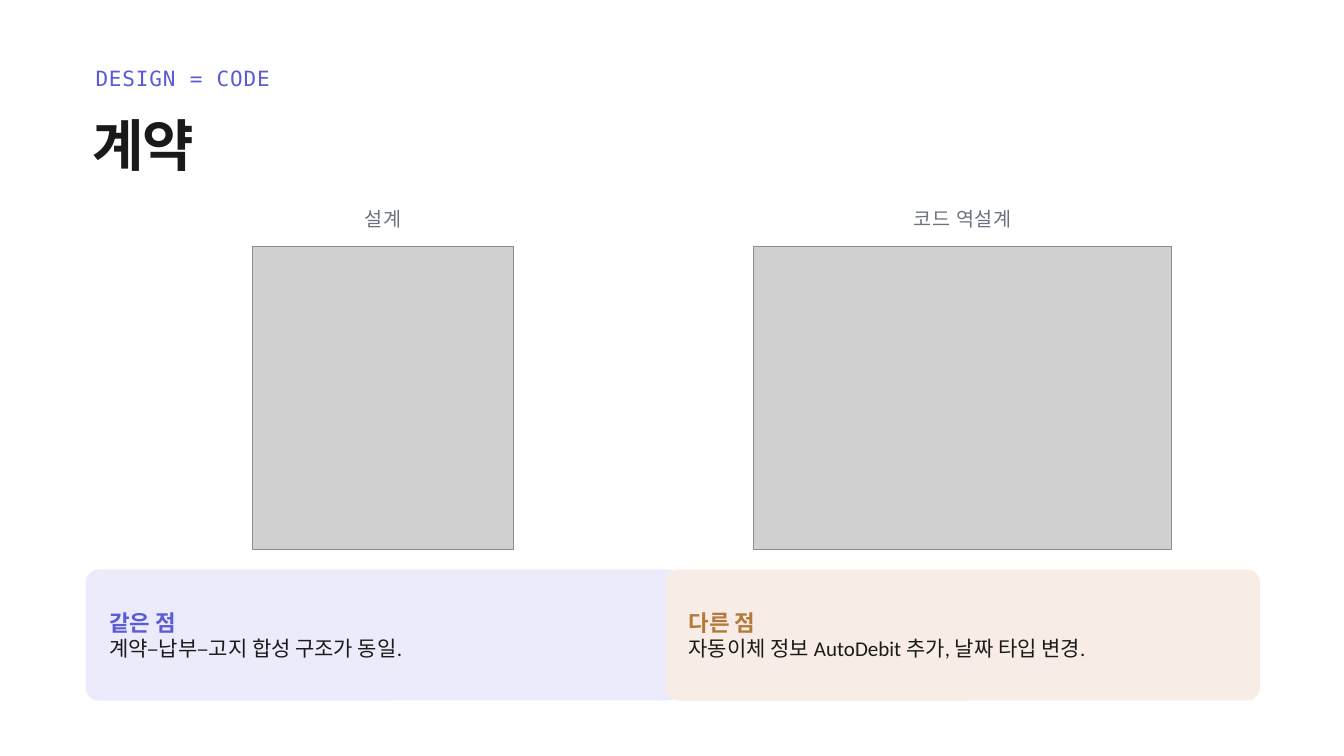
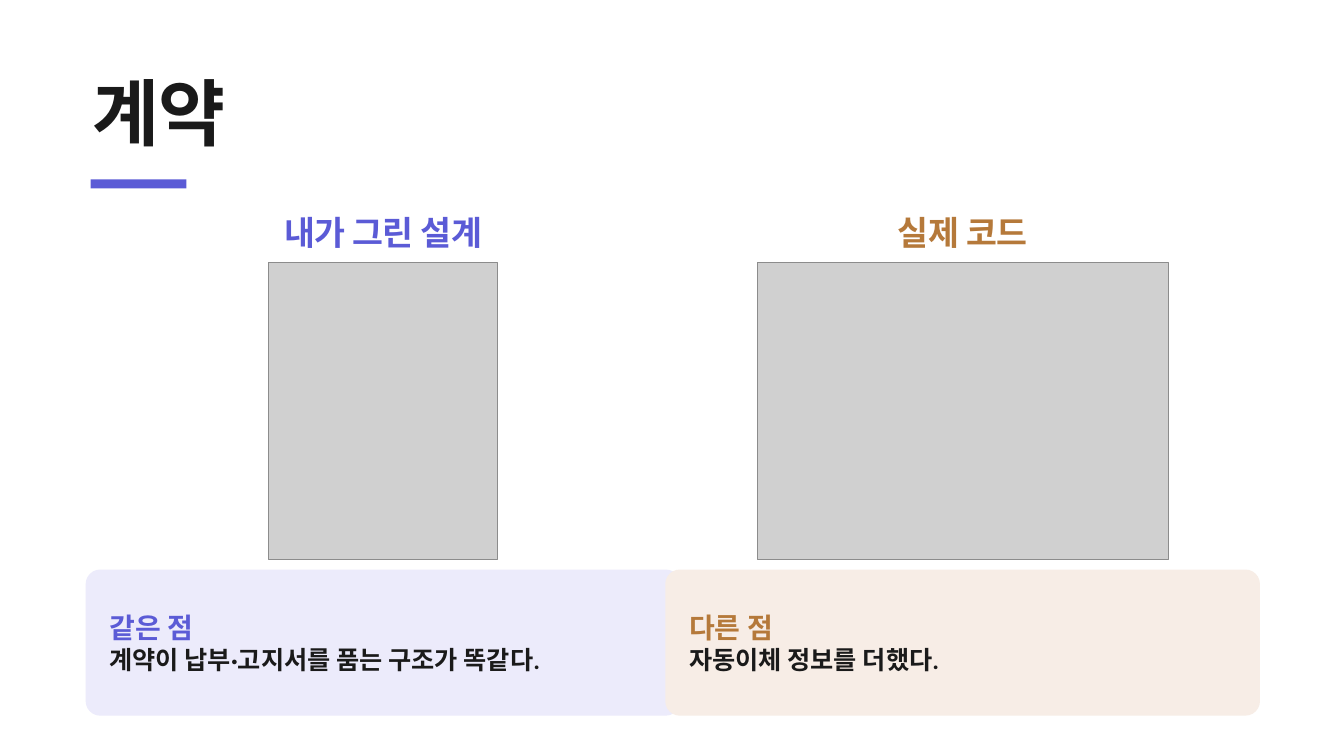
Before and after one commit to heyoonyoon/distributed-programming, a slide deck: slide 12 of docs/presentation/보험발표-figma.pptx. Drawn at 1344x756 pixels with LibreOffice and Linux fonts; fonts in the diff are those of the drawing; grey boxes stand for pictures. Boxes give left, top, right and bottom in pixels: in the first picture for what was removed or moved away, otherwise in the second. Text is boxed around its words. In the diff, an @@ line names an element or a change of style, - is before the commit and + after.

```diff
--- a/docs/presentation/보험발표-figma.pptx
+++ b/docs/presentation/보험발표-figma.pptx
@@ text "계약": place and size @@
-text "계약" at <box>93,119,195,171</box>
+text "계약" at <box>93,79,225,147</box>
@@ text "계약" at <box>93,79,225,147</box>: size 40 to 52 pt, letter spacing -0.8 to -1 pt @@
@@ text removed at <box>96,70,270,87</box> @@
-DESIGN = CODE
@@ rectangle added at <box>91,179,187,189</box>, fill #5B5BD6 @@
@@ text at <box>284,217,482,248</box>: text changed; size 14 to 24 pt; font DejaVu Sans Mono to Calibri; text colour #6B7280 to #5B5BD6; bold on @@
-설계
+내가 그린 설계
@@ text at <box>898,217,1027,248</box>: text changed; size 14 to 24 pt; font DejaVu Sans Mono to Calibri; text colour #6B7280 to #B5793A; bold on @@
-코드 역설계
+실제 코드
@@ picture: place and size @@
-picture at <box>252,247,514,549</box>
+picture at <box>268,262,497,560</box>
@@ picture: place and size @@
-picture at <box>754,247,1173,549</box>
+picture at <box>757,262,1169,560</box>
@@ rounded rectangle "같은 점": place and size @@
-rounded rectangle "같은 점" at <box>86,570,681,701</box>
+rounded rectangle "같은 점" at <box>86,570,681,716</box>
@@ rounded rectangle "다른 점": place and size @@
-rounded rectangle "다른 점" at <box>665,570,1260,701</box>
+rounded rectangle "다른 점" at <box>665,570,1260,716</box>
@@ text in rounded rectangle at <box>109,614,193,640</box>: size 16 to 20 pt in "같은 점" @@
@@ text in rounded rectangle at <box>689,614,773,641</box>: size 16 to 20 pt in "다른 점" @@
@@ text in rounded rectangle at <box>109,648,540,672</box>: text changed; size 15 to 18 pt; bold on @@
-계약–납부–고지 합성 구조가 동일.
+계약이 납부·고지서를 품는 구조가 똑같다.
@@ text in rounded rectangle at <box>689,648,939,672</box>: text changed; size 15 to 18 pt; bold on @@
-자동이체 정보 AutoDebit 추가, 날짜 타입 변경.
+자동이체 정보를 더했다.
```
Also in this commit, not shown: 15 other slides changed, 4 slides added, 4 slides removed, 7 other files.
